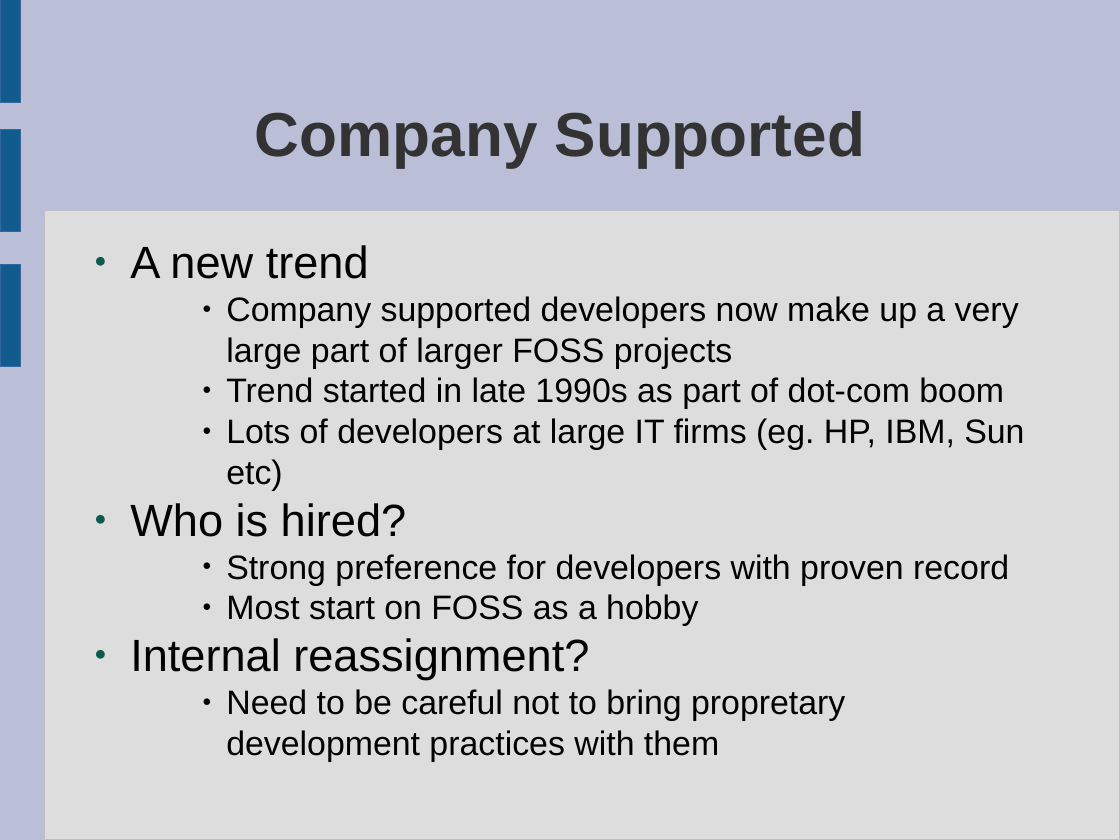
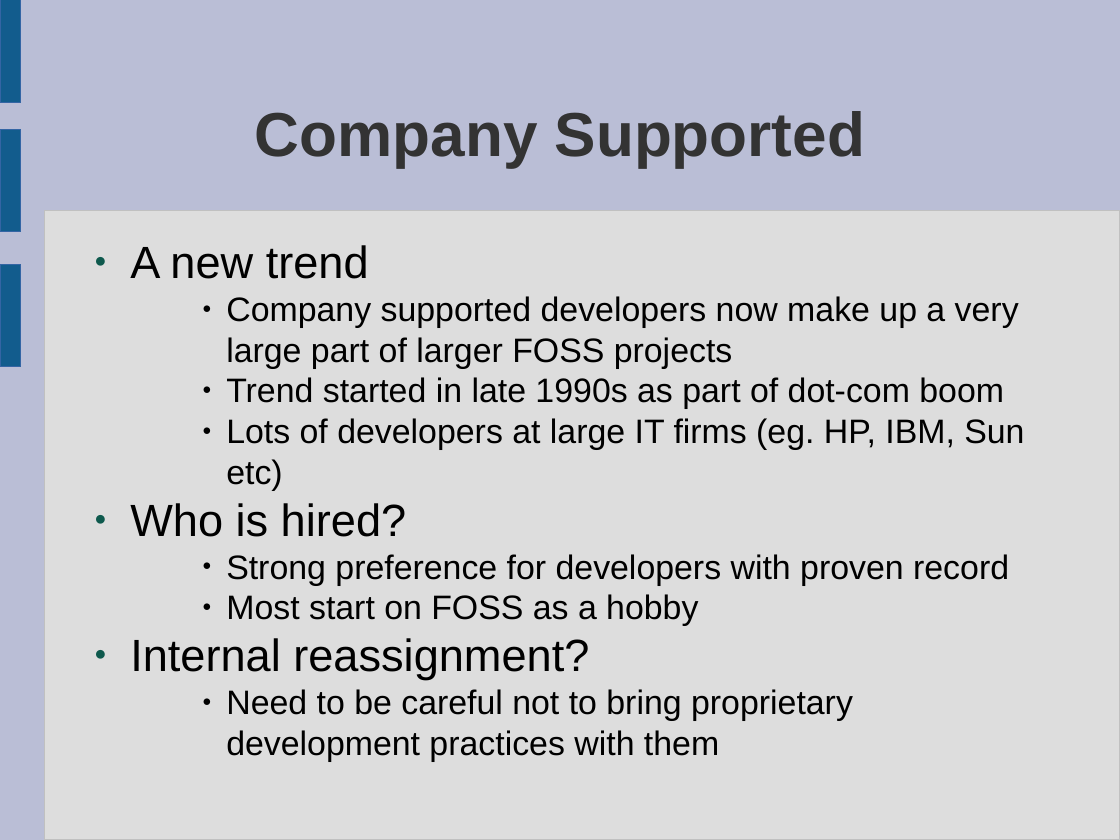
Before and after one commit to laurencesmart/comp8440, a slide deck: slide 7 of lectures/foss_motivation.odp. Drawn at 1120x840 pixels with LibreOffice and Linux fonts; fonts in the diff are those of the drawing. Boxes give left, top, right and bottom in pixels: in the first picture for what was removed or moved away, otherwise in the second. Text is boxed around its words. In the diff, an @@ line names an element or a change of style, - is before the commit and + after.

```diff
--- a/lectures/foss_motivation.odp
+++ b/lectures/foss_motivation.odp
@@ text at [226,689,853,761]: text changed @@
-    ● Need to be careful not to bring propretary development practices with them
+    ● Need to be careful not to bring proprietary development practices with them
```
Also in this commit, not shown: 4 other slides changed, 10 other files.
